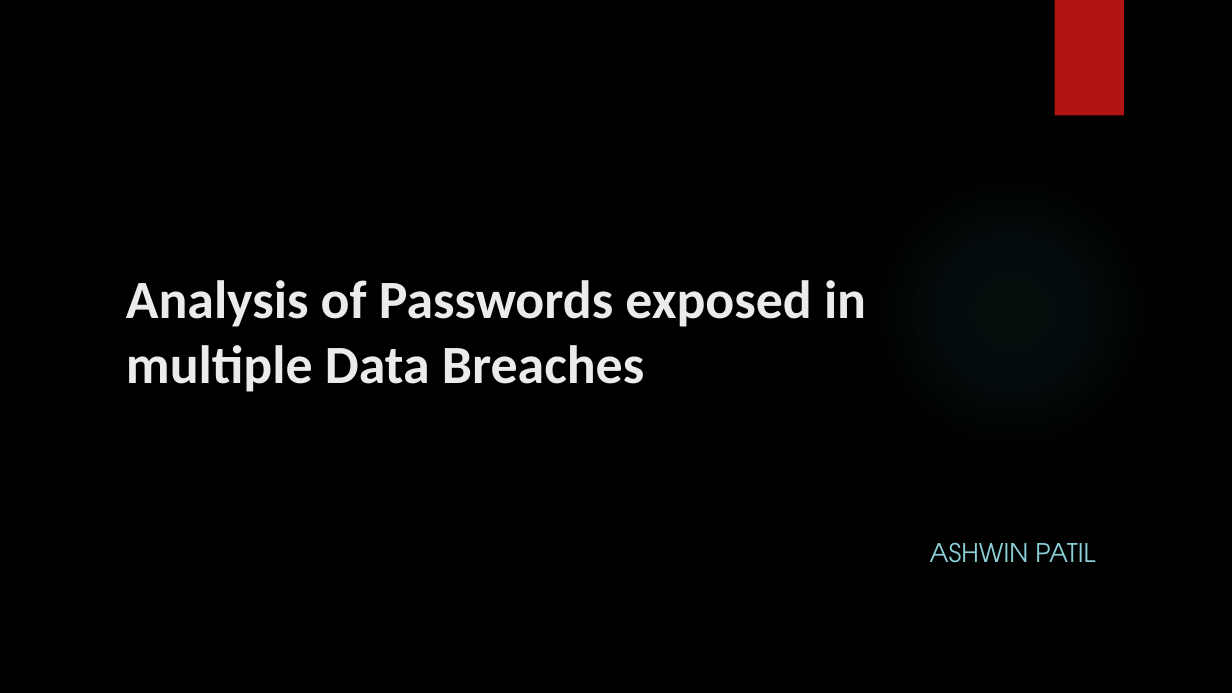
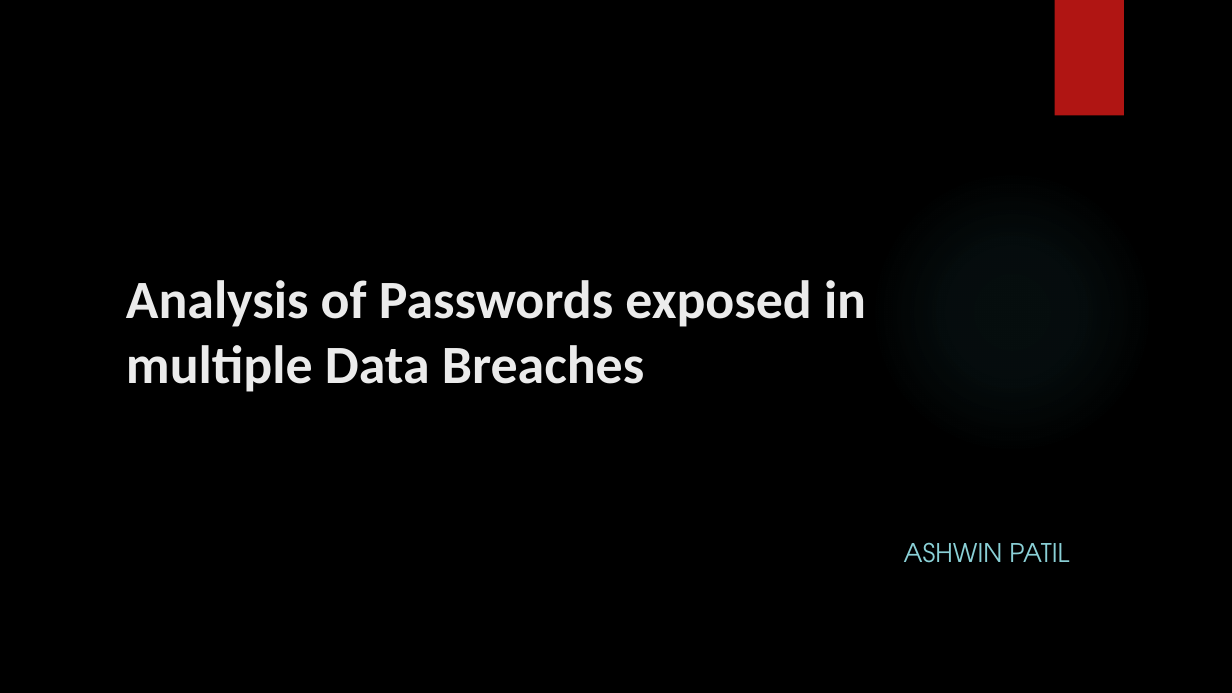
Before and after one commit to ashwin-patil/springboard-intro-to-datascience, a slide deck: slide 1 of capstone_project/Analysis of Passwords exposed in multiple Data Breaches.pptx. Drawn at 1232x693 pixels with LibreOffice and Linux fonts; fonts in the diff are those of the drawing; background and template pictures are left out. Boxes give left, top, right and bottom in pixels: in the first picture for what was removed or moved away, otherwise in the second. Text is boxed around its words. In the diff, an @@ line names an element or a change of style, - is before the commit and + after.

```diff
--- a/capstone_project/Analysis of Passwords exposed in multiple Data Breaches.pptx
+++ b/capstone_project/Analysis of Passwords exposed in multiple Data Breaches.pptx
@@ subtitle "ASHWIN PATIL": place and size @@
-subtitle "ASHWIN PATIL" at (930, 542, 1095, 563)
+subtitle "ASHWIN PATIL" at (904, 542, 1069, 563)
```
Also in this commit, not shown: 7 other slides changed, 2 slides added, 1 other file.
